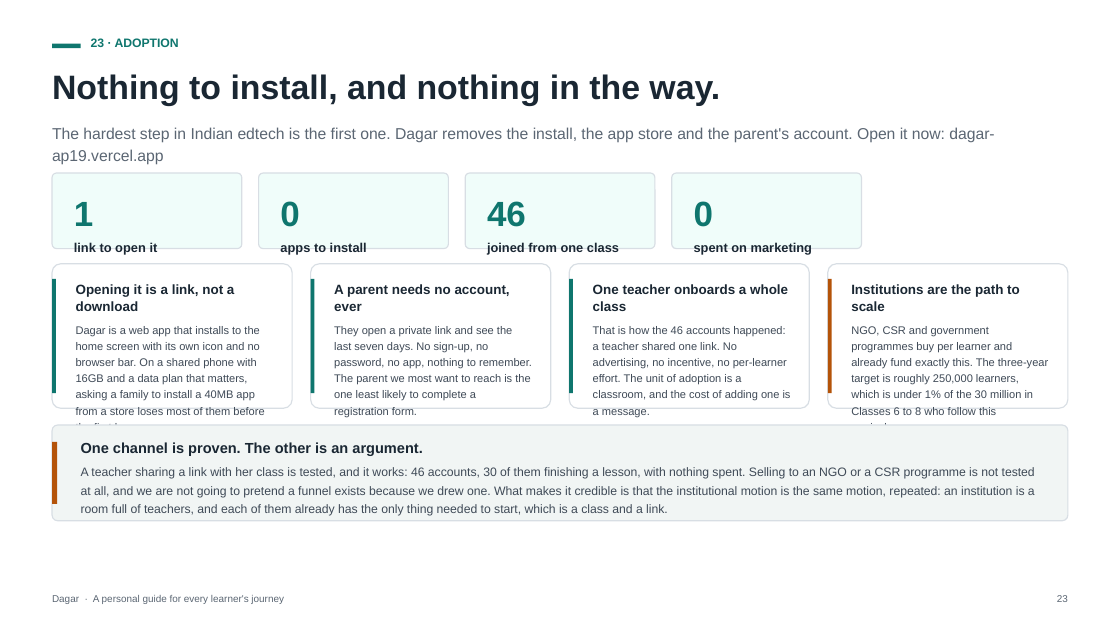
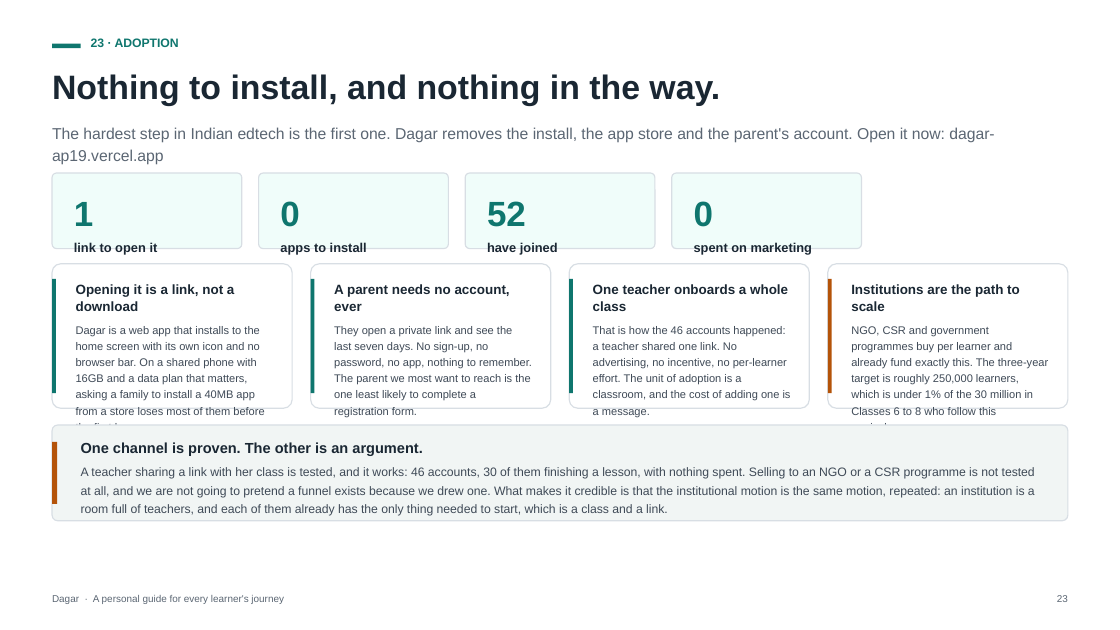
Before and after one commit to ap9650/dagar, a slide deck: slide 23 of docs/deck/Dagar-Pitch-Deck.pptx. Drawn at 1120x630 pixels with LibreOffice and Linux fonts; fonts in the diff are those of the drawing. Boxes give left, top, right and bottom in pixels: in the first picture for what was removed or moved away, otherwise in the second. Text is boxed around its words. In the diff, an @@ line names an element or a change of style, - is before the commit and + after.

```diff
--- a/docs/deck/Dagar-Pitch-Deck.pptx
+++ b/docs/deck/Dagar-Pitch-Deck.pptx
@@ text at (487,201,558,254): text changed @@
-46
-joined from one class
+52
+have joined
```
Also in this commit, not shown: 7 other slides changed, 11 other files.
